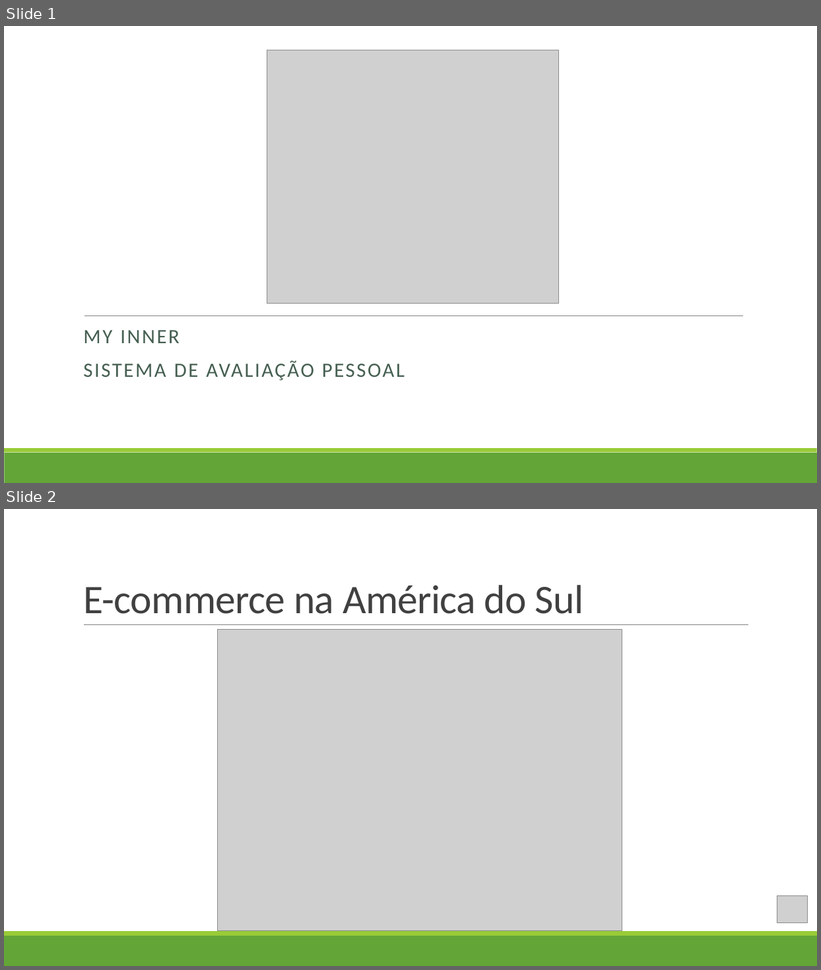
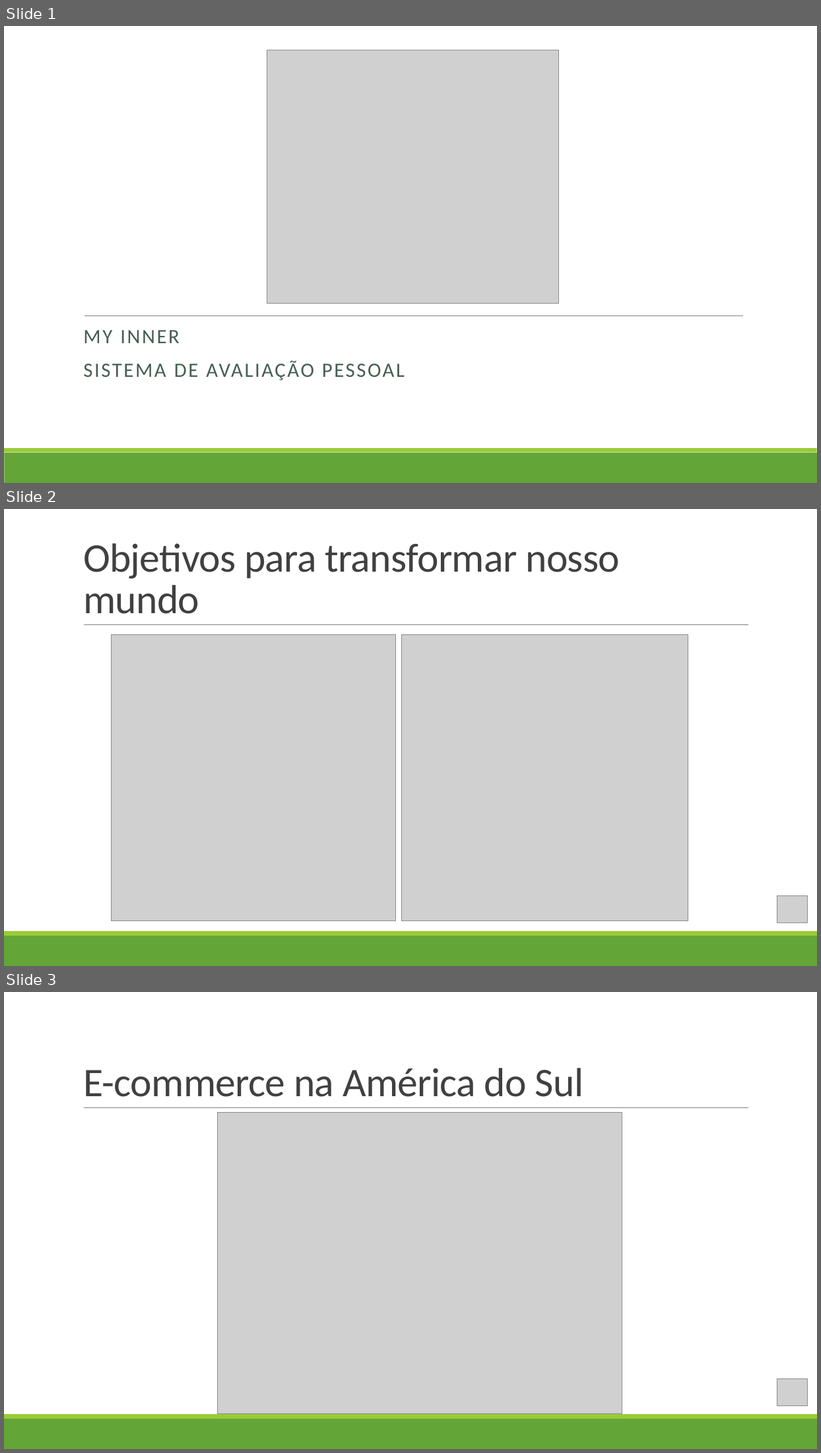
Before and after one commit to wendreof/MI, a slide deck: Documentation/PI/Apresentação.pptx. Shown one above the other, each under a label of ours: slides 1 and 2 before the commit, slides 1, 2 and 3 after it. The pictures are 821x970 and 821x1453 pixels, drawn with LibreOffice and Linux fonts; fonts in the diff are those of the drawing; grey boxes stand for pictures. Boxes give left, top, right and bottom in pixels: in the first picture for what was removed or moved away, otherwise in the second. Text is boxed around its words. In the diff, an @@ line names an element or a change of style, - is before the commit and + after.

```diff
--- a/Documentation/PI/Apresentação.pptx
+++ b/Documentation/PI/Apresentação.pptx
@@ slide 2 added at [4, 509, 817, 966], background #FFFFFF; not listed: 3 template elements that a slide beside it also shows @@
@@ title added at [83, 543, 620, 614], 48 pt, text #404040 @@
+Objetivos para transformar nosso mundo
@@ picture added at [112, 634, 396, 921] @@
@@ picture added at [402, 634, 688, 921] @@
@@ picture added at [778, 896, 809, 923] @@
@@ what was slide 2 is now slide 3 @@
```
Also in this commit, not shown: 3 slides changed, 1 other slide added.
